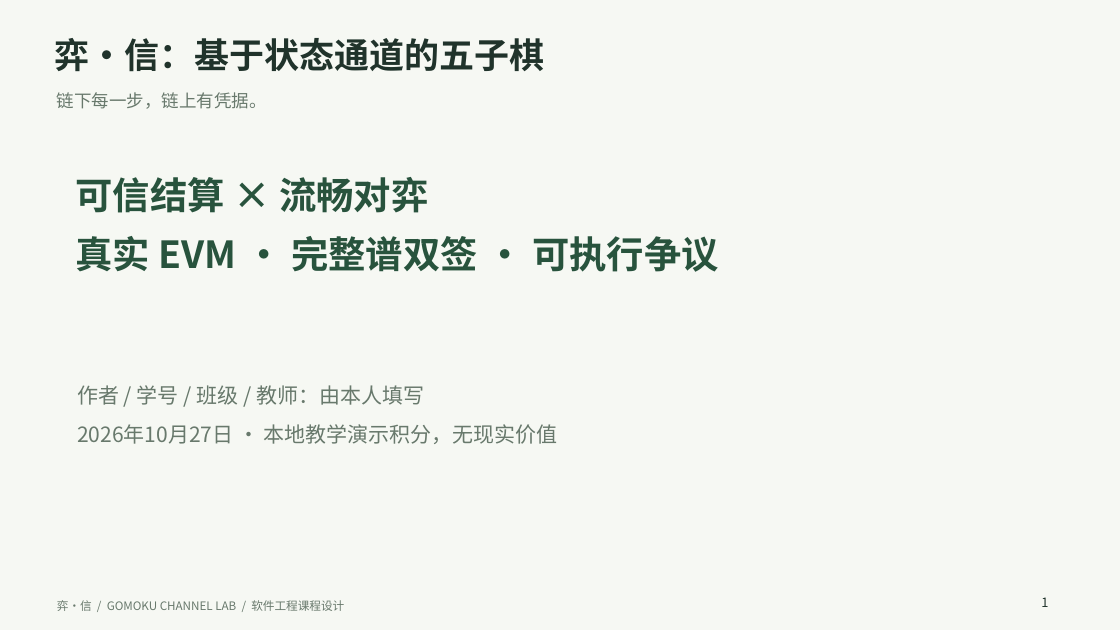
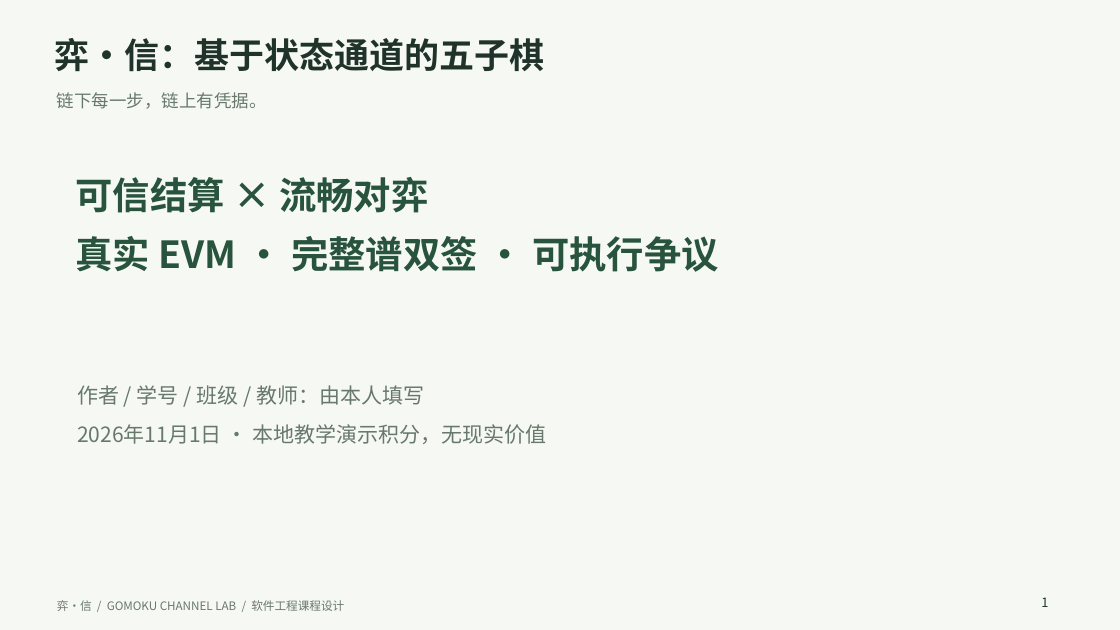
Before and after one commit to haisiiontam/YiXin, a slide deck: slide 1 of reports/弈信-8分钟课程答辩.pptx. Drawn at 1120x630 pixels with LibreOffice and Linux fonts; fonts in the diff are those of the drawing. Boxes give left, top, right and bottom in pixels: in the first picture for what was removed or moved away, otherwise in the second. Text is boxed around its words. In the diff, an @@ line names an element or a change of style, - is before the commit and + after.

```diff
--- a/reports/弈信-8分钟课程答辩.pptx
+++ b/reports/弈信-8分钟课程答辩.pptx
@@ text at (x1=77, y1=424, x2=546, y2=444): text changed @@
-2026年10月27日 · 本地教学演示积分，无现实价值
+2026年11月1日 · 本地教学演示积分，无现实价值
```
Also in this commit, not shown: 7 other slides changed, 2 slides added, 3 other files.
